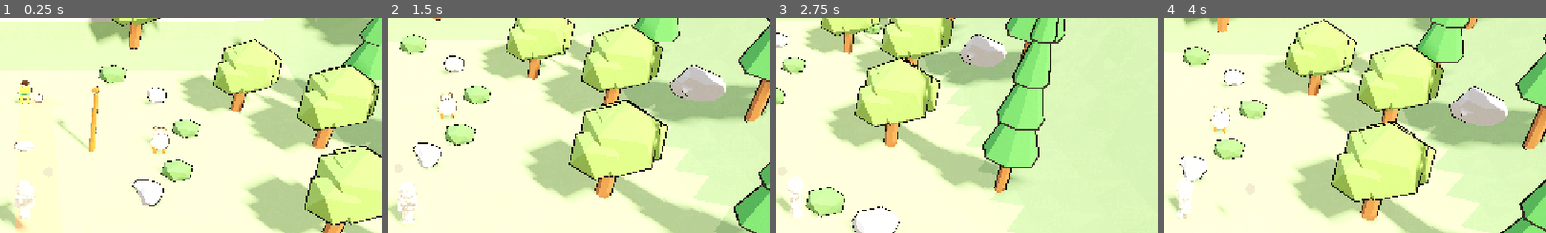
Above: before the commit, frames 1-4 (left to right).
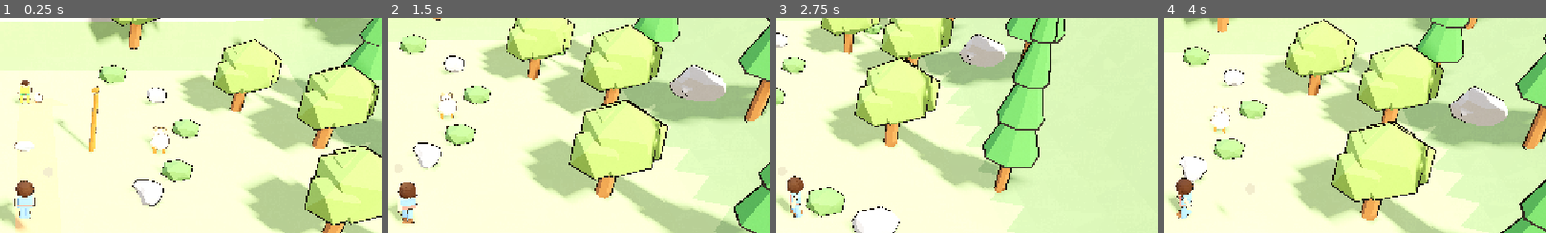
Above: after the commit, the same moments.

Repository: onesLeo/little-light
Game: Godot game, scene res://scenes/main.tscn
Same seed, same stepped clock (60 frames per second), same inputs: the game is played once before the commit and once after it.
Inputs:
- Up to frame 1 (0.25 s): no input
- Up to frame 2 (1.5 s): tap Space (ui_accept) at 0.5, 0.77 s; hold D (move_right) 0.53-1.28 s; hold E (interact) 0.53-1.28 s; hold S (move_back) from 1.28 s (still down); tap E (interact) at 1.35 s
- Up to frame 3 (2.75 s): tap Space (ui_accept) at 1.52 s; tap E (interact) at 2 s; release S (move_back) at 2.03 s; hold D (move_right) from 2.03 s (still down); hold E (interact) from 2.03 s (still down)
- Up to frame 4 (4 s): release D (move_right) at 2.78 s; release E (interact) at 2.78 s; hold W (move_forward) 2.78-3.53 s; tap E (interact) at 2.85, 3.5 s; tap Space (ui_accept) at 3.02, 3.77 s; hold A (move_left) from 3.53 s (still down); hold E (interact) from 3.53 s (still down)
The pictures show only the part of the screen within x 47-97%, y 9-59%; the shares and areas given below are measured in that part.

The runs differ from the first frame. In frame 1, 0.7% of the frame differs, in the area x 3-10%, y 75-94%; in frame 2, 0.8%, in the area x 2-8%, y 76-97%; in frame 3, 0.6%; in frame 4, 0.6%.

Commit message:
Art: Wonder-Walker v9 with per-part tint textures
Swap Player from broken v8 (paper_grain only) to v9, which ships
Tint_* maps for tunic/shoe/sash/skin/hair/eye/outline like v6.

Diff:
--- a/scenes/main.tscn
+++ b/scenes/main.tscn
@@ -1,6 +1,6 @@
 [gd_scene load_steps=29 format=3]
 
-[ext_resource type="PackedScene" path="res://assets/wonder_walker_v8.glb" id="1_ww"]
+[ext_resource type="PackedScene" path="res://assets/wonder_walker_v9.glb" id="1_ww"]
 [ext_resource type="PackedScene" path="res://assets/bethlehem_valley_v6.glb" id="2_valley"]
 [ext_resource type="Script" path="res://scripts/wonder_walker.gd" id="3_ww_script"]
 [ext_resource type="Script" path="res://scripts/steady_hands_minigame.gd" id="4_sh"]
Binary file added: assets/wonder_walker_v9.glb
Not shown, added: assets/wonder_walker_v9.glb.import
